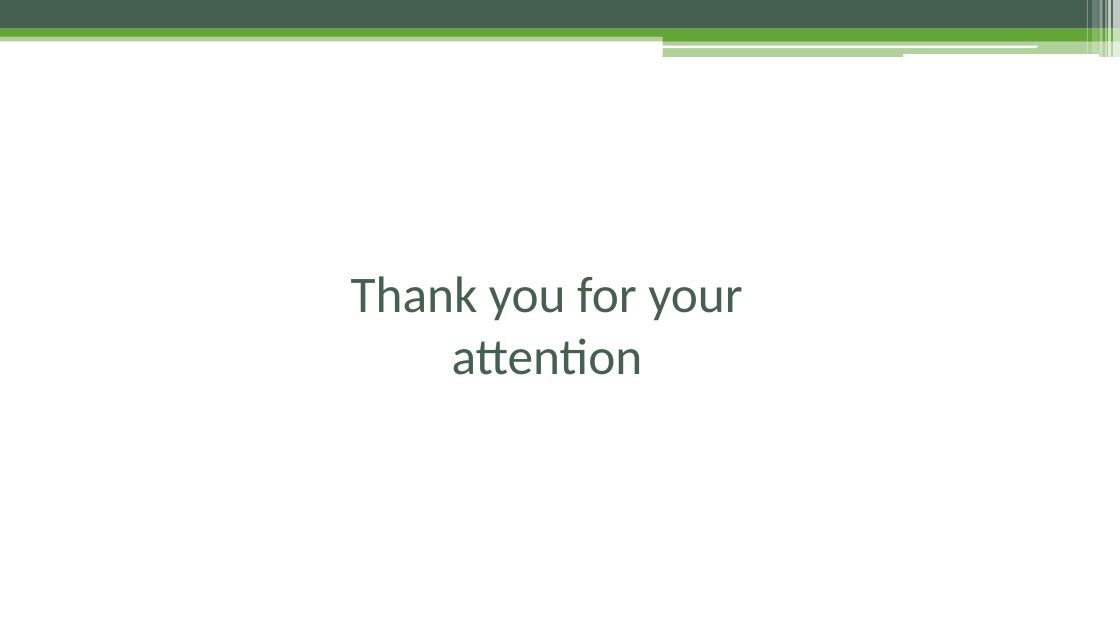
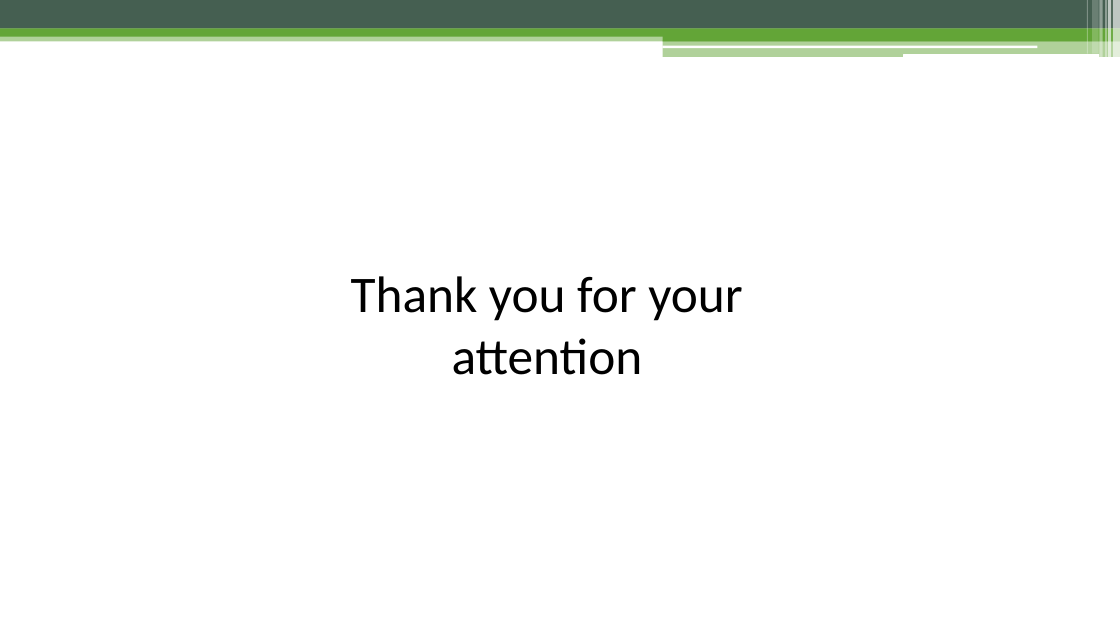
Before and after one commit to EmanueleTinghi/Data-Mining-Project, a slide deck: slide 18 of Docs/Presentation.pptx. Drawn at 1120x630 pixels with LibreOffice and Linux fonts; fonts in the diff are those of the drawing. Boxes give left, top, right and bottom in pixels: in the first picture for what was removed or moved away, otherwise in the second. Text is boxed around its words. In the diff, an @@ line names an element or a change of style, - is before the commit and + after.

```diff
--- a/Docs/Presentation.pptx
+++ b/Docs/Presentation.pptx
@@ title "Thank you for your attention" at (x1=351, y1=276, x2=742, y2=375): text colour #455F51 to #000000 @@
```
Also in this commit, not shown: 8 other slides changed.
